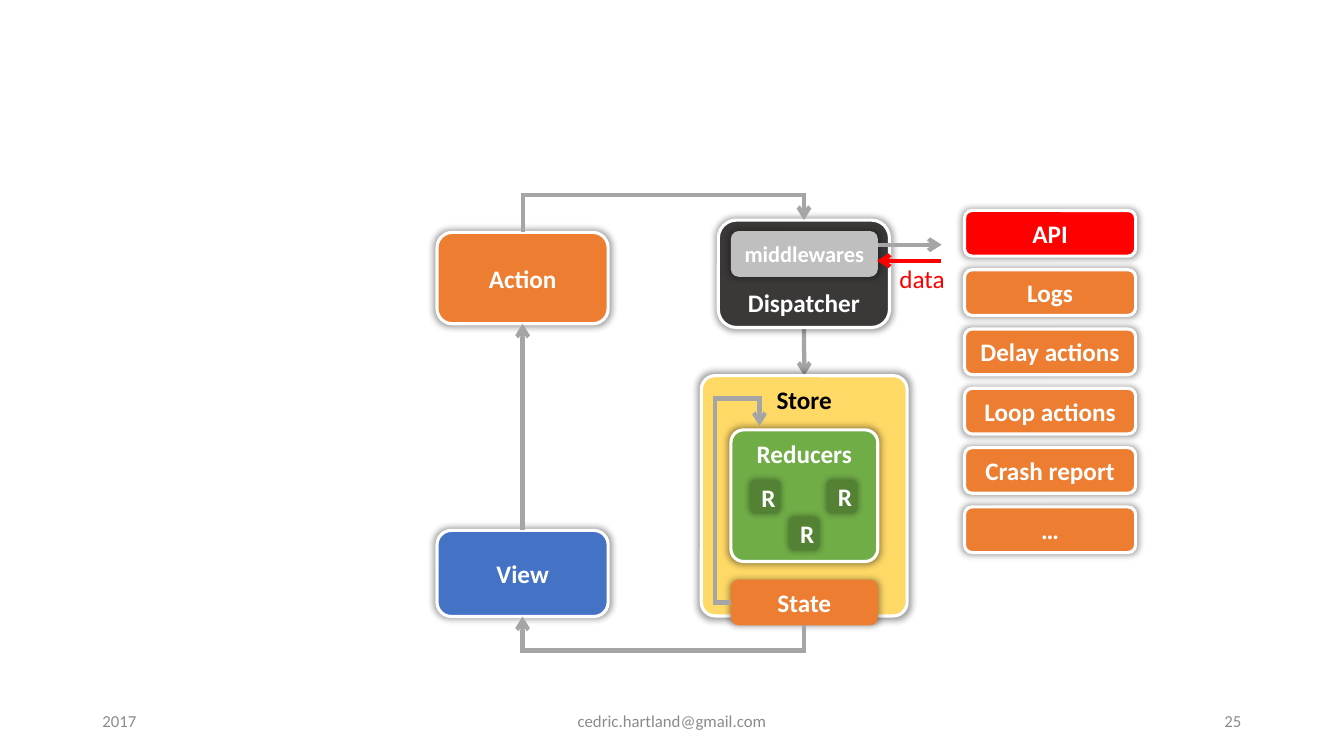
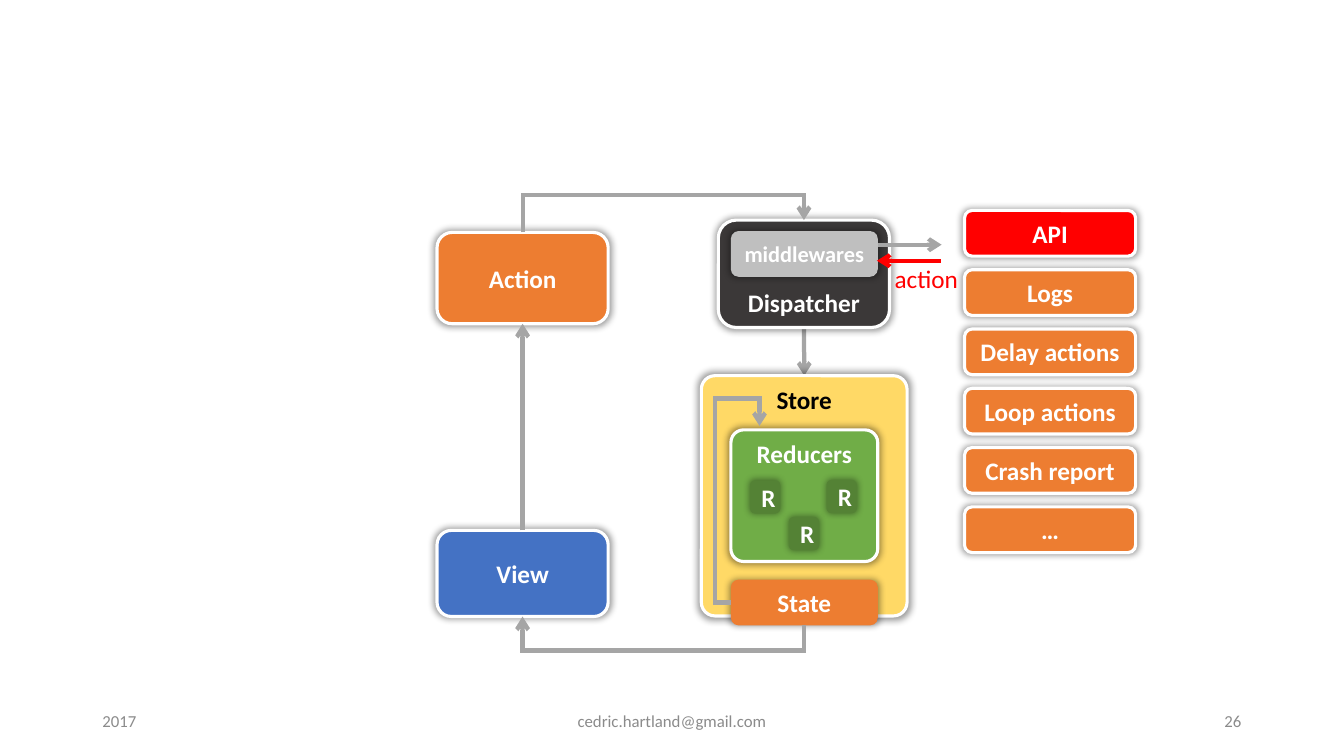
Before and after one commit to gigacool/react-redux-presentation, a slide deck: slide 26 of docs/React & Redux.pptx (slide 25 before the commit). Drawn at 1344x756 pixels with LibreOffice and Linux fonts; fonts in the diff are those of the drawing; background and template pictures are left out. Boxes give left, top, right and bottom in pixels: in the first picture for what was removed or moved away, otherwise in the second. Text is boxed around its words. In the diff, an @@ line names an element or a change of style, - is before the commit and + after.

Commit message:
minor react updates, redux workflow, reducers combination and normalization

```diff
--- a/docs/React & Redux.pptx
+++ b/docs/React & Redux.pptx
@@ text at [895,270,958,288]: text changed @@
-data
+action
@@ page number at [1224,716,1241,727]: text changed @@
-25
+26
```
Also in this commit, not shown: 6 other slides changed, 4 slides added.
